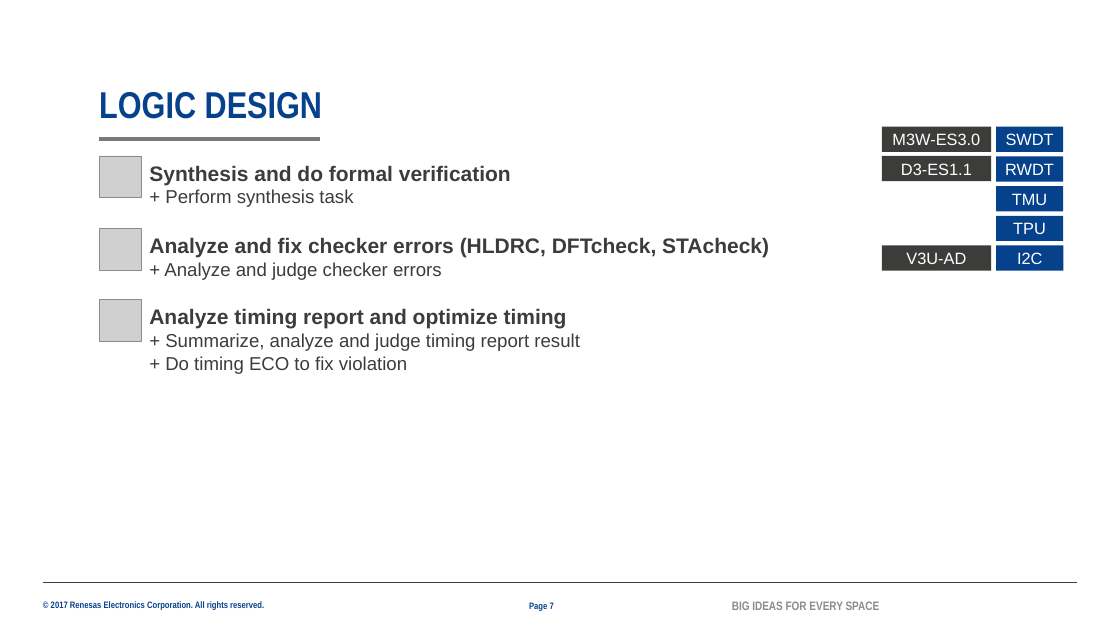
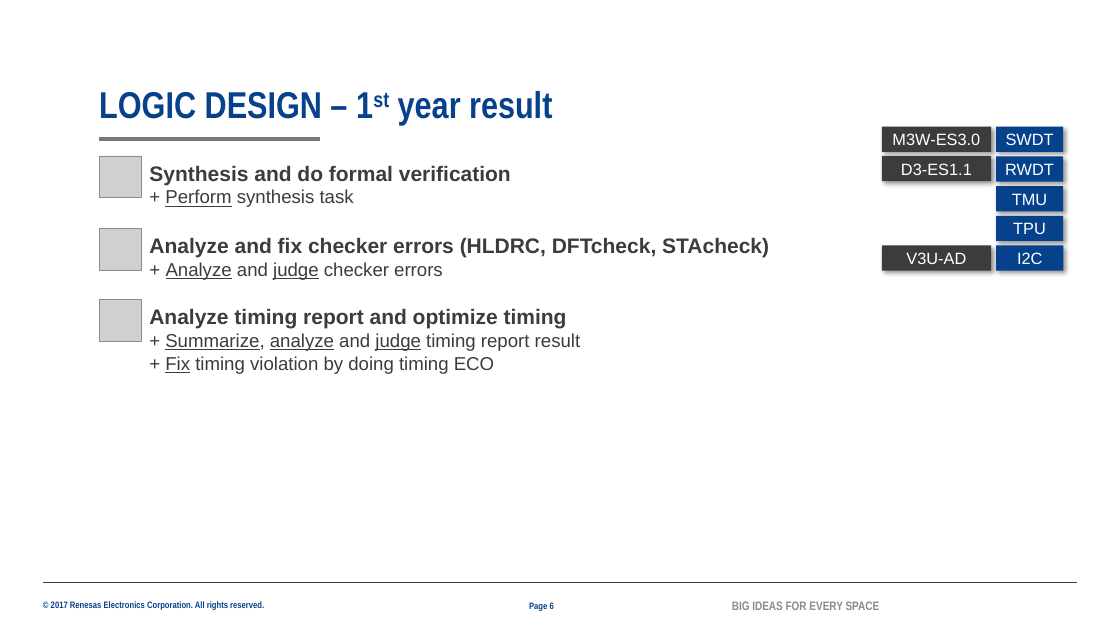
Before and after one commit to lesyhau/bridge, a slide deck: slide 6 of mms.pptx (slide 7 before the commit). Drawn at 1120x630 pixels with LibreOffice and Linux fonts; fonts in the diff are those of the drawing; grey boxes stand for pictures; background and template pictures are left out. Boxes give left, top, right and bottom in pixels: in the first picture for what was removed or moved away, otherwise in the second. Text is boxed around its words. In the diff, an @@ line names an element or a change of style, - is before the commit and + after.

```diff
--- a/mms.pptx
+++ b/mms.pptx
@@ title at box(99, 91, 552, 125): text changed @@
-LOGIC DESIGN
+LOGIC DESIGN – 1st year result
@@ text at box(165, 189, 354, 207): underline on in "Perform" @@
@@ text at box(166, 262, 443, 280): underline on in "Analyze judge" @@
@@ shadow on in 8 elements at box(882, 127, 991, 152), box(882, 156, 991, 181), box(996, 127, 1064, 152), box(996, 187, 1064, 212), box(996, 156, 1064, 181), box(996, 216, 1064, 241), box(882, 245, 991, 271), box(996, 245, 1064, 271) @@
@@ text at box(165, 356, 494, 374): text changed @@
-+ Do timing ECO to fix violation
++ Fix timing violation by doing timing ECO
@@ text at box(165, 333, 581, 351): underline on in "Summarize, analyze judge" @@
@@ page number at box(529, 602, 554, 611): text changed @@
-Page 7
+Page 6
```
Also in this commit, not shown: 8 other slides changed, 4 slides added, 2 slides removed.
